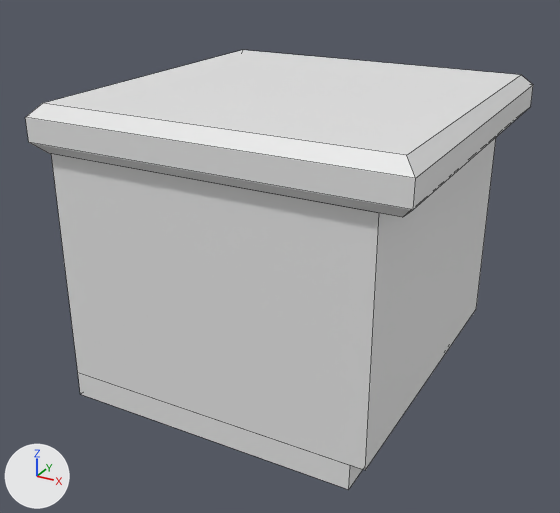
A saved change to the FBX model Artists/Jac/SM_Bench.fbx.
One viewpoint serves both versions: a camera (50 mm lens) standing at (1.021, -1.984, 1.356) and looking at (-0.032, -0.069, 0.398). The axes (+X, +Y, +Z) are drawn at lower left. The lights are the same throughout. Mesh edges are drawn as thin lines. Materials are left out; every surface is plain grey. Where no turn or scale is listed for an object, it has been applied to the vertices.

Names of what the first picture shows: 'SM_Bench'.
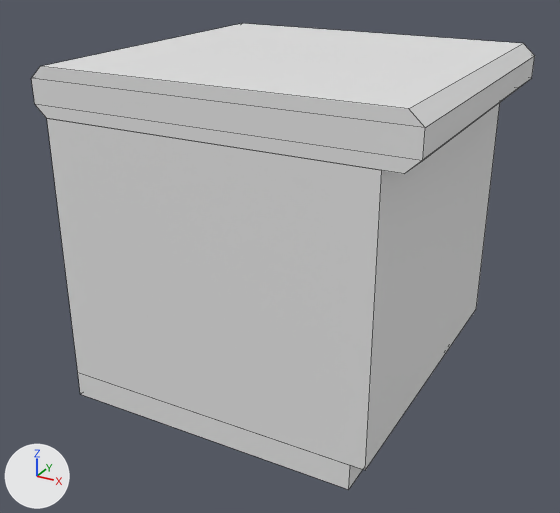
Location of each change, [x1, y1, x2, y2] in pixels of the pictures (560 x 513 px; the box of a moved part takes in the faces that stretch with it):
'SM_Bench', reshaped (6% taller)
    before: [25, 50, 533, 489]
    after: [31, 23, 535, 489]
part 1 of me_mesh, moved or reshaped
    before: [25, 50, 533, 331]
    after: [31, 23, 535, 331]

What changed in the scene script:
```text
Change me_mesh:
    where me_mesh.from_pydata(...)  # 32 vertices, 25 faces; spans x -0.538..0.538, y -0.538..0.538, z 0.0..0.905
    used by ob_sm_bench; location = (0.0, 0.0, 0.0)
    before: 4 (-0.5, -0.5, 0.769) at pixel (51, 153), 5 (0.45, -0.5, 0.769) at pixel (379, 212), 6 (0.45, 0.5, 0.769), 7 (-0.5, 0.5, 0.769), 17 (0.538, -0.538, 0.803) at pixel (413, 209)
    before: 18 (0.538, 0.538, 0.803) at pixel (530, 106), 20 (0.538, -0.538, 0.871) at pixel (415, 178), 23 (0.538, 0.538, 0.871) at pixel (533, 84), 25 (-0.538, 0.538, 0.871), 26 (-0.538, 0.538, 0.803)
    before: 29 (-0.538, -0.538, 0.803) at pixel (28, 142), 30 (-0.538, -0.538, 0.871) at pixel (25, 117)
    me_mesh part 1
    add for i in [18, 23, 25, 26]: me_mesh.vertices[i].co += Vector((0.0, -0.038, 0.095))
    add for i in [*range(4, 8)]: me_mesh.vertices[i].co += Vector((0.0, 0.0, 0.095))
    add for i in [17, 20, 29, 30]: me_mesh.vertices[i].co += Vector((0.0, 0.038, 0.095))
    me_mesh.vertices[16].co: (0.504, -0.504, 0.769) -> (0.5, -0.5, 0.864)  # pixel (402, 217) -> pixel (404, 173)
    me_mesh.vertices[19].co: (0.504, 0.504, 0.769) -> (0.5, 0.5, 0.864)  # pixel (515, 118) -> pixel (517, 88)
    me_mesh.vertices[21].co: (0.504, -0.504, 0.905) -> (0.5, -0.5, 1.0)  # pixel (406, 155) -> pixel (408, 108)
    me_mesh.vertices[22].co: (0.504, 0.504, 0.905) -> (0.5, 0.5, 1.0)  # pixel (521, 74) -> pixel (523, 43)
    me_mesh.vertices[24].co: (-0.504, 0.504, 0.905) -> (-0.5, 0.5, 1.0)  # pixel (242, 49) -> pixel (242, 23)
    me_mesh.vertices[27].co: (-0.504, 0.504, 0.769) -> (-0.5, 0.5, 0.864)
    me_mesh.vertices[28].co: (-0.504, -0.504, 0.769) -> (-0.5, -0.5, 0.864)  # pixel (48, 153) -> pixel (46, 118)
    me_mesh.vertices[31].co: (-0.504, -0.504, 0.905) -> (-0.5, -0.5, 1.0)  # pixel (42, 103) -> pixel (40, 66)
```
